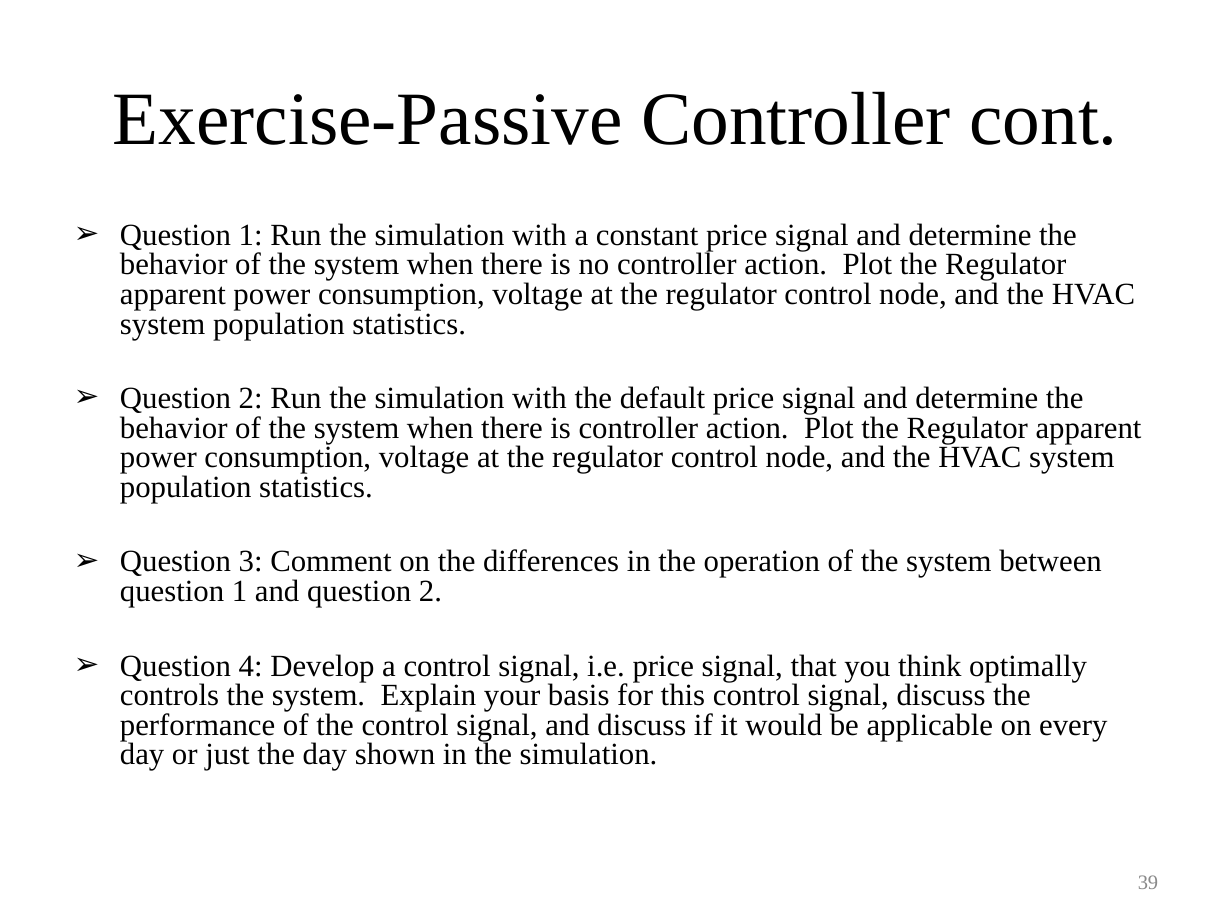
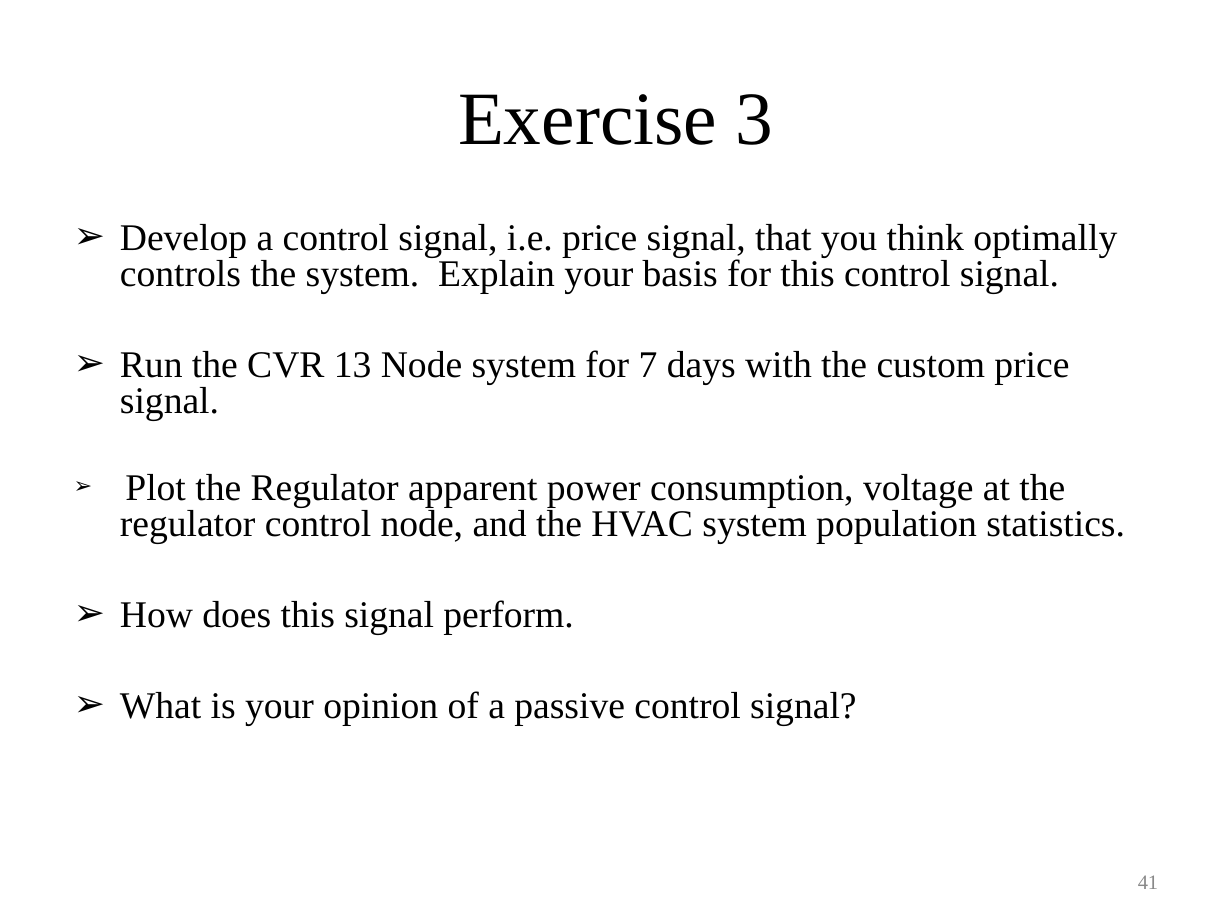
Before and after one commit to gridlab-d/course, a slide deck: slide 41 of Distribution_Analysis_Course/3.0 - Demand_Responce.ppt (slide 39 before the commit). Drawn at 1232x924 pixels with LibreOffice and Linux fonts; fonts in the diff are those of the drawing. Boxes give left, top, right and bottom in pixels: in the first picture for what was removed or moved away, otherwise in the second. Text is boxed around its words. In the diff, an @@ line names an element or a change of style, - is before the commit and + after.

```diff
--- a/Distribution_Analysis_Course/3.0 - Demand_Responce.ppt
+++ b/Distribution_Analysis_Course/3.0 - Demand_Responce.ppt
@@ title at box(458, 94, 774, 145): text changed @@
-Exercise-Passive Controller cont.
+Exercise 3
@@ text at box(120, 224, 1125, 726): text changed; size 18 to 22 pt @@
-➢ Question 1: Run the simulation with a constant price signal and determine the behavior of the system when there is no controller action. Plot the Regulator apparent power consumption, voltage at the regulator control node, and the HVAC system population statistics.
-➢ Question 2: Run the simulation with the default price signal and determine the behavior of the system when there is controller action. Plot the Regulator apparent power consumption, voltage at the regulator control node, and the HVAC system population statistics.
-➢ Question 3: Comment on the differences in the operation of the system between question 1 and question 2.
-➢ Question 4: Develop a control signal, i.e. price signal, that you think optimally controls the system. Explain your basis for this control signal, discuss the performance of the control signal, and discuss if it would be applicable on every day or just the day shown in the simulation.
+➢ Develop a control signal, i.e. price signal, that you think optimally controls the system. Explain your basis for this control signal.
+➢ Run the CVR 13 Node system for 7 days with the custom price signal.
+➢ Plot the Regulator apparent power consumption, voltage at the regulator control node, and the HVAC system population statistics.
+➢ How does this signal perform.
+➢ What is your opinion of a passive control signal?
@@ page number at box(1138, 875, 1158, 889): text changed @@
-39
+41
```
Also in this commit, not shown: 2 slides added, 2 other files.
